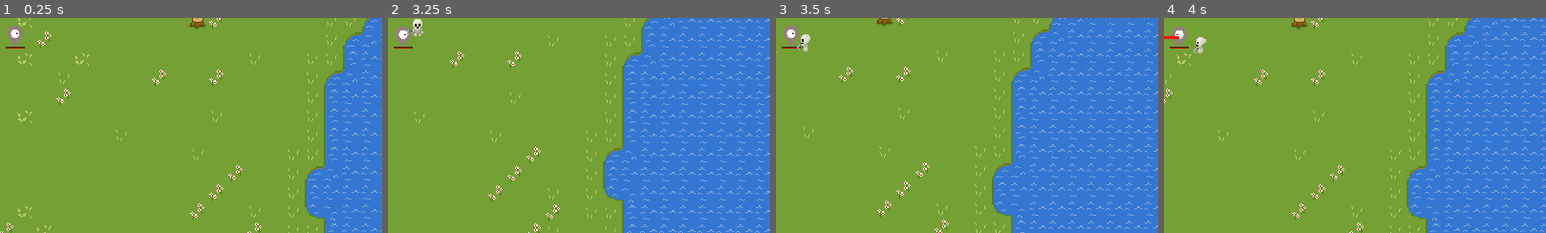
Above: before the commit, frames 1-4 (left to right).
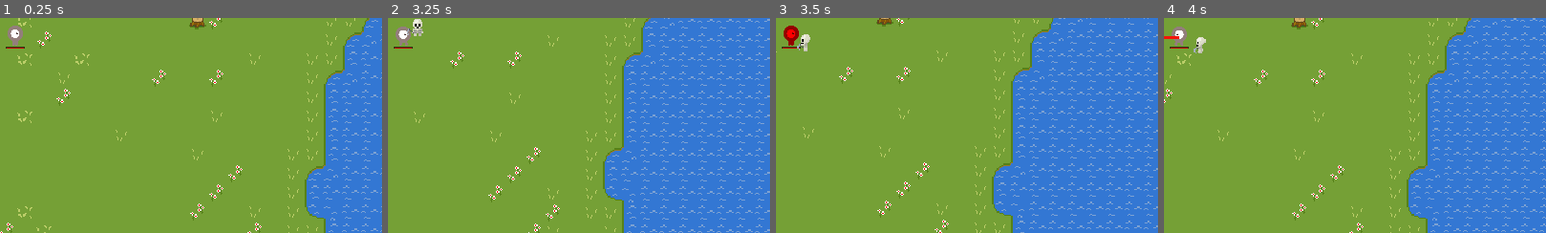
Above: after the commit, the same moments.

Repository: lyquid/ParkingSurvivors
Game: Godot game, scene res://Main.tscn
The game is run twice, just before and just after one commit, with the same random seed, the same clock (stepped at 60 frames per second) and the same inputs.
Inputs:
- Up to frame 1 (0.25 s): no input
- Up to frame 2 (3.25 s): tap Enter at 0.5 s; hold D (move_right) 0.53-1.28 s; hold S (move_down) 1.28-2.03 s; hold D (move_right) 2.03-2.78 s; hold W (move_up) from 2.78 s (still down)
- Up to frame 3 (3.5 s): keep holding W (move_up)
- Up to frame 4 (4 s): release W (move_up) at 3.53 s; hold A (move_left) from 3.53 s (still down)
The pictures show only the part of the screen within x 48-98%, y 46-96%; the shares and areas given below are measured in that part.

Frames 1-2 are identical in both runs. In frame 3, 0.3% of the frame differs, in the area x 2-6%, y 3-13%; in frame 4, nothing differs.

Commit message:
Player can now take damage

Diff:
--- a/characters/enemies/skeleton/Skeleton.gd
+++ b/characters/enemies/skeleton/Skeleton.gd
@@ -9,15 +9,17 @@
 var rng = RandomNumberGenerator.new()
 
 # Movement variables
-export var speed = 40
+export var speed := 40.0
 var direction: Vector2
-var last_direction = Vector2(0, 1)
-var bounce_countdown = 0
+var last_direction := Vector2(0, 1)
+var bounce_countdown := 0
 
 # Animation variables
 var other_animation_playing = false
 
+# health and damage
 export var health: float = 100.0
+export var damage: float = 0.2
 
 
 # Called when the node enters the scene tree for the first time.
@@ -30,9 +32,16 @@
 func _physics_process(delta):
 	var collision = move_and_collide(speed * direction * delta)
 
-	if collision != null and collision.collider.name != "Player" and collision.collider.name != "Skeleton":
-		direction = direction.rotated(rng.randf_range(PI / 4.0, PI / 2.0))
-		bounce_countdown = rng.randi_range(2, 4)
+	if collision != null:
+		if collision.collider.name == "Player":
+			player.hit(damage)
+		elif collision.collider.name != "Skeleton":
+			direction = direction.rotated(rng.randf_range(PI / 4.0, PI / 2.0))
+			bounce_countdown = rng.randi_range(2, 4)
+
+#	if collision != null and collision.collider.name != "Player" and collision.collider.name != "Skeleton":
+#		direction = direction.rotated(rng.randf_range(PI / 4.0, PI / 2.0))
+#		bounce_countdown = rng.randi_range(2, 4)
 
 	# Animate skeleton based on direction
 	if not other_animation_playing:
@@ -100,8 +109,8 @@
 	other_animation_playing = false
 
 
-func hit(damage: float):
-	health -= damage
+func hit(damage_in: float):
+	health -= damage_in
 	if health > 0:
 		$AnimationPlayer.play("hit")
 	else:
--- a/characters/player/Player.gd
+++ b/characters/player/Player.gd
@@ -92,3 +92,13 @@
 
 func _on_ShowTimer_timeout():
 	$Weapon.visible = false
+
+
+func hit(damage):
+	health -= damage
+	update_healthbar()
+	#emit_signal("player_stats_changed", self)
+	if health <= 0:
+		pass
+	else:
+		$AnimationPlayer.play("hit")
--- a/characters/player/Player.tscn
+++ b/characters/player/Player.tscn
@@ -17,6 +17,22 @@
 extents = Vector2( 12, 15.5 )
 
 [sub_resource type="RectangleShape2D" id=3]
+
+[sub_resource type="Animation" id=4]
+resource_name = "hit"
+length = 0.1
+tracks/0/type = "value"
+tracks/0/path = NodePath("AnimatedSprite:modulate")
+tracks/0/interp = 1
+tracks/0/loop_wrap = true
+tracks/0/imported = false
+tracks/0/enabled = true
+tracks/0/keys = {
+"times": PoolRealArray( 0, 0.1 ),
+"transitions": PoolRealArray( 1, 1 ),
+"update": 1,
+"values": [ Color( 1, 0, 0, 1 ), Color( 1, 1, 1, 1 ) ]
+}
 
 [node name="Player" type="KinematicBody2D"]
 z_index = 1
@@ -65,5 +81,8 @@
 wait_time = 0.2
 one_shot = true
 
+[node name="AnimationPlayer" type="AnimationPlayer" parent="."]
+anims/hit = SubResource( 4 )
+
 [connection signal="timeout" from="AttackTimer" to="." method="_on_Timer_timeout"]
 [connection signal="timeout" from="Weapon/ShowTimer" to="." method="_on_ShowTimer_timeout"]
Not shown: 1 places in characters/player/Player.tscn that only renumber resources
